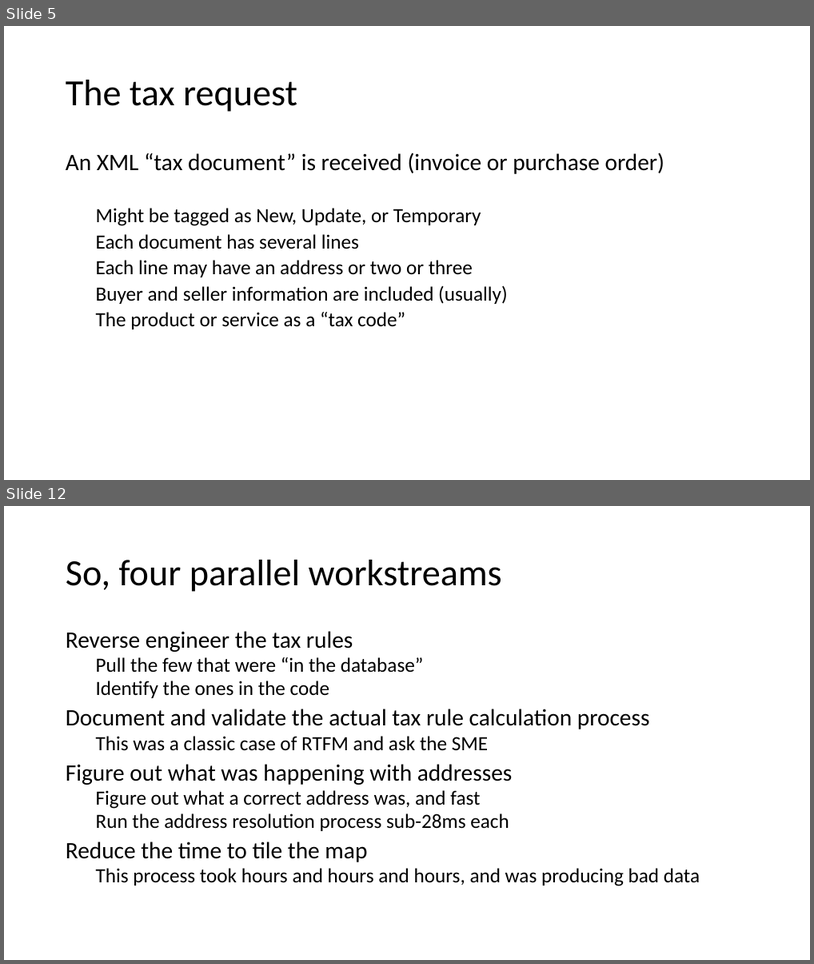
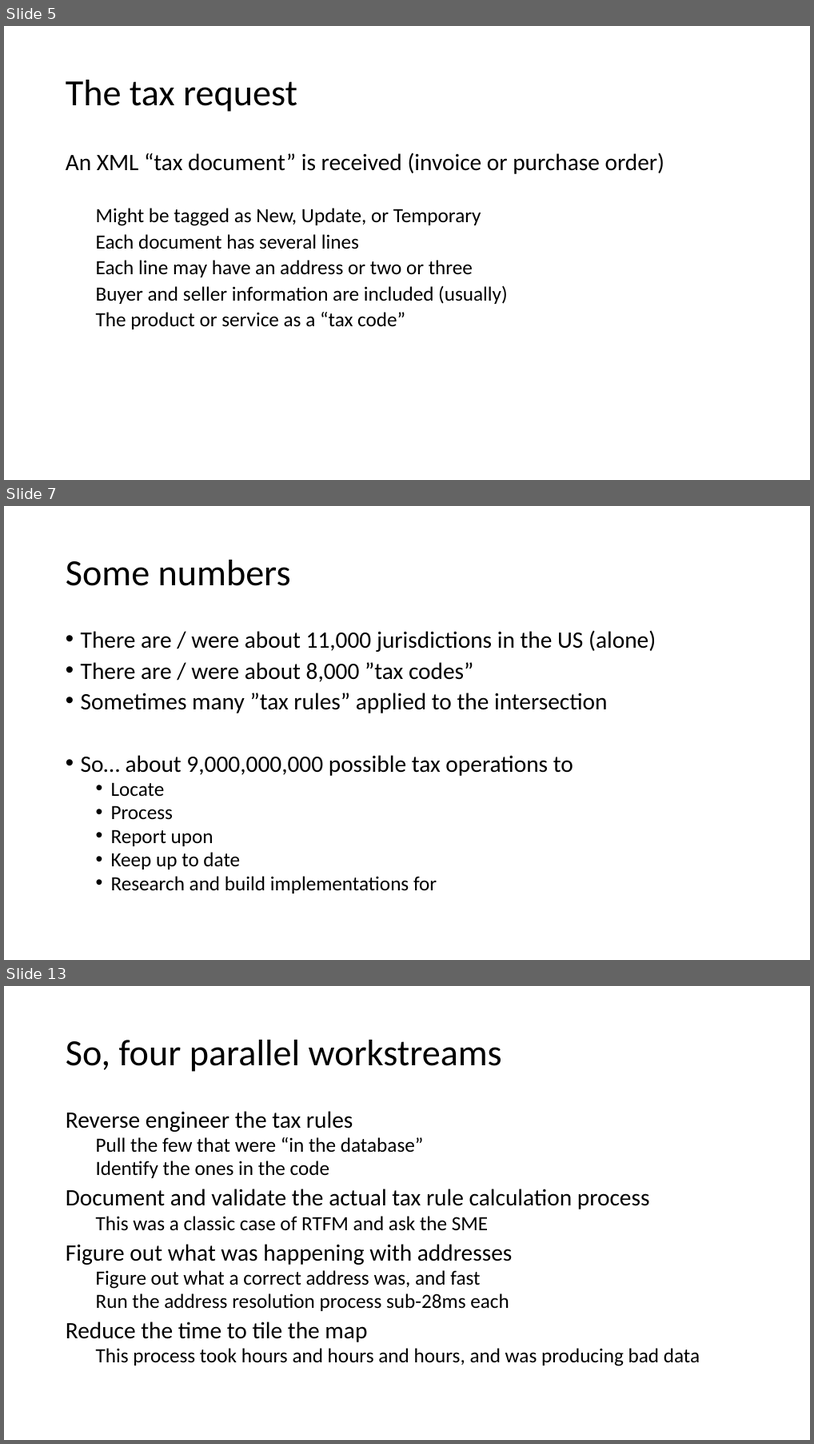
Before and after one commit to IrenaNiu/SU_CPSC_5200_20WQ, a slide deck: lectures/20WQ-02-27 TNG Design Session.pptx. Shown one above the other, each under a label of ours: slides 5 and 12 before the commit, slides 5, 7 and 13 after it; the slides between them are not shown. The pictures are 814x964 and 814x1444 pixels, drawn with LibreOffice and Linux fonts; fonts in the diff are those of the drawing. Boxes give left, top, right and bottom in pixels: in the first picture for what was removed or moved away, otherwise in the second. Text is boxed around its words. In the diff, an @@ line names an element or a change of style, - is before the commit and + after.

```diff
--- a/lectures/20WQ-02-27 TNG Design Session.pptx
+++ b/lectures/20WQ-02-27 TNG Design Session.pptx
@@ slide 7 added at (4,506,810,960), background #FFFFFF @@
@@ title added at (66,560,291,586), 44 pt, text #000000 @@
+Some numbers
@@ text added at (81,630,656,893), 28 pt, text #000000 @@
+• There are / were about 11,000 jurisdictions in the US (alone)
+• There are / were about 8,000 ”tax codes”
+• Sometimes many ”tax rules” applied to the intersection
+• So… about 9,000,000,000 possible tax operations to
+  • Locate
+  • Process
+  • Report upon
+  • Keep up to date
+  • Research and build implementations for
@@ what was slide 12 is now slide 13 @@
```
Also in this commit, not shown: 8 slides changed, 2 other slides added, 6 other files.
